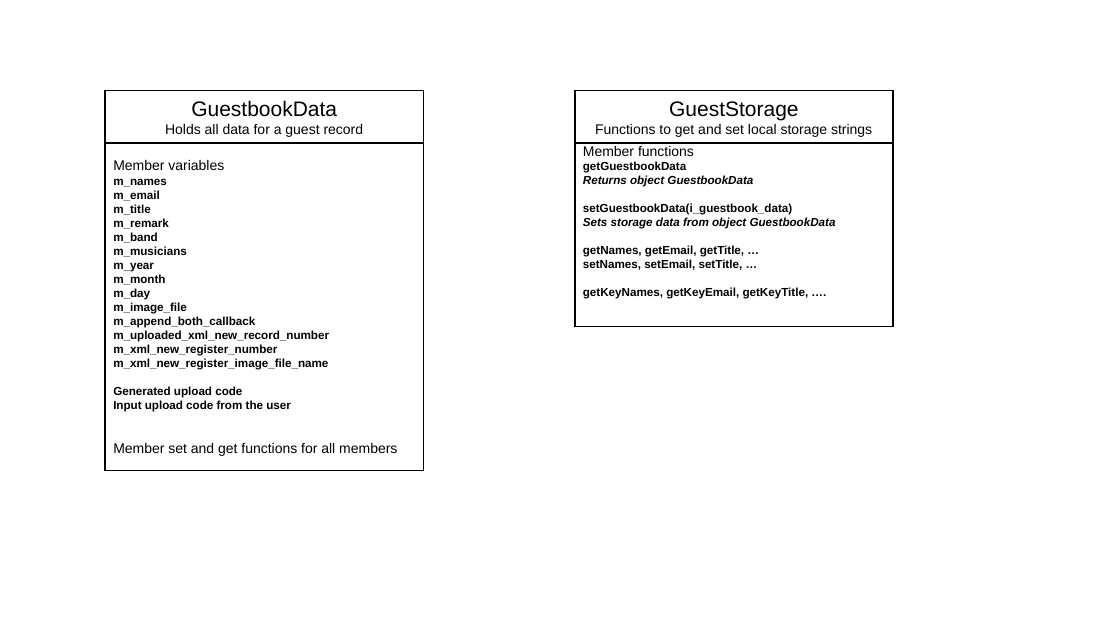
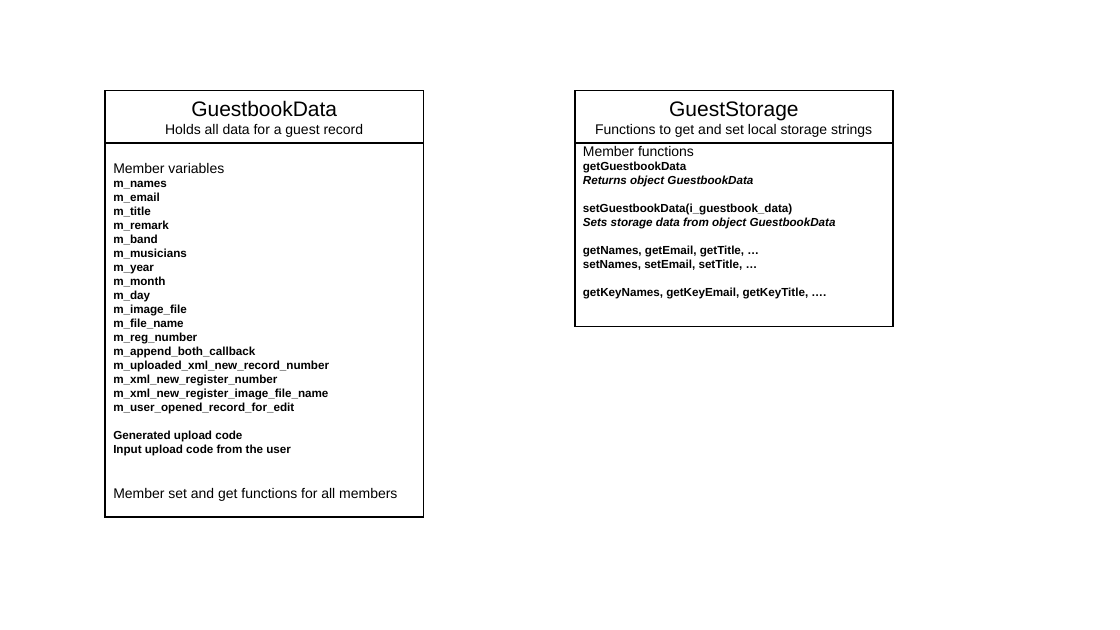
Before and after one commit to JazzLiveAarau/WwwGuestbook, a slide deck: slide 10 of Description/JazzGuestsUpload.pptx. Drawn at 1120x630 pixels with LibreOffice and Linux fonts; fonts in the diff are those of the drawing. Boxes give left, top, right and bottom in pixels: in the first picture for what was removed or moved away, otherwise in the second. Text is boxed around its words. In the diff, an @@ line names an element or a change of style, - is before the commit and + after.

Commit message:
Edit record skeleton

```diff
--- a/Description/JazzGuestsUpload.pptx
+++ b/Description/JazzGuestsUpload.pptx
@@ rectangle "Member variables": place and size @@
-rectangle "Member variables" at [105, 143, 423, 471]
+rectangle "Member variables" at [105, 143, 423, 518]
@@ text in rectangle at [113, 318, 197, 344]: paragraphs added @@
+m_file_name
+m_reg_number
@@ text in rectangle at [113, 402, 294, 414]: paragraph added @@
+m_user_opened_record_for_edit
```
Also in this commit, not shown: 1 other slide changed, 6 other files.
